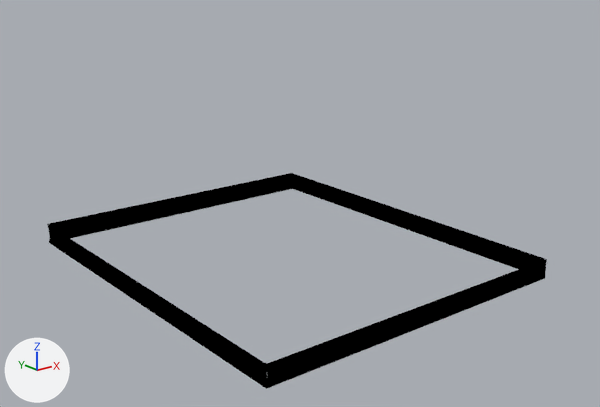
Two versions of the FBX model Assets/LakeToken/3D Models/Environment Assets/Buildings & Structures/shop_boatshop-1.fbx, one commit apart.
Camera for both pictures: a 50 mm camera at (-15.1, -20.82, 8.93) aimed at (0.06, -1.87, 1.35). Arrows for +X, +Y and +Z are at lower left; the lights stay in place. Where no turn or scale is listed for an object, it has been applied to the vertices.

The first picture shows 'foundation'.
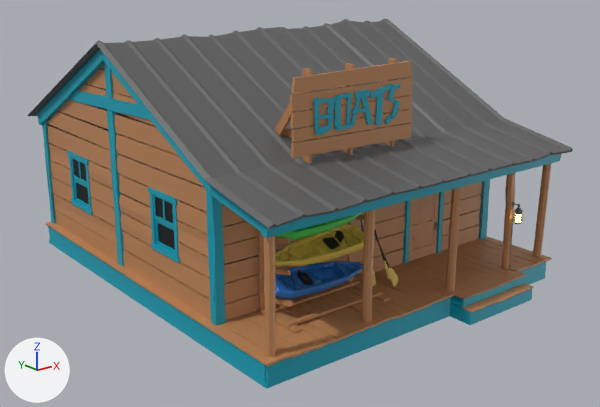
Changed parts and their boxes (x1, y1, x2, y2) in the pictures (600 x 407 px):
'roof', added
    after: (27, 18, 573, 229)
'walls', added
    after: (46, 65, 483, 320)
'foundation', recoloured (black to cyan)
    both: (47, 173, 547, 389)
'floor boards', added
    after: (46, 222, 552, 366)
'trim', added (cyan)
    after: (37, 49, 562, 326)
'sign', added
    after: (275, 58, 412, 163)
'porch_columns', added
    after: (264, 163, 551, 357)
'steps', added
    after: (450, 271, 534, 325)
'boat_kayak-1.001', added
    after: (275, 224, 364, 268)
'boat_kayak-1', added (blue)
    after: (275, 261, 363, 300)
'boat_rack', added
    after: (257, 215, 390, 334)
'door', added
    after: (408, 193, 439, 262)
'window_1', added
    after: (153, 195, 175, 253)
'boat_kayak-1.002', added (green)
    after: (275, 213, 361, 241)
'window_2', added
    after: (71, 157, 89, 207)
'lantern', added
    after: (509, 202, 523, 271)
'paddle_kayak-1.001', added
    after: (374, 232, 398, 286)
'paddle_kayak-1.002', added
    after: (374, 228, 390, 279)
'paddle_kayak-1', added
    after: (360, 214, 376, 286)

What changed in the scene script:
```text
Change mat_shop_boatshop_secondary:
    mat_shop_boatshop_secondary.base_color: (0.0, 0.0752, 0.472) -> (0.0, 0.35, 0.472)  # blue #004eb7 -> cyan #00a0b7
Add ob_paddle_kayak_1_001:
    ob_paddle_kayak_1_001 = bpy.data.objects.new('paddle_kayak-1.001', me_cylinder_002)  # 228 vertices, 192 faces; spans x -0.47..0.45, y -0.53..0.51, z -1.41..1.39; in mat_paddle_kayak_primary (yellow #e7c866), mat_paddle_kayak_secondary (black #232323)
    ob_paddle_kayak_1_001.location = (-0.26, -5.51, 1.41)
Add ob_boat_kayak_1_002:
    ob_boat_kayak_1_002 = bpy.data.objects.new('boat_kayak-1.002', me_cube_046)  # 5061 vertices, 4974 faces; spans x -1.53..1.62, y -0.45..0.38, z -0.22..0.39; in mat_kayak_secondary (black #1e1e1e), mat_kayak_primary_green (green #44c94c)
    ob_boat_kayak_1_002.location = (-2.18, -5.49, 2.24)
Add ob_porch_columns:
    ob_porch_columns = bpy.data.objects.new('porch_columns', me_cylinder)  # 264 vertices, 224 faces; spans x -5.09..5.14, y -6.58..-6.26, z -0.01..3.31; in mat_shop_boatshop_primary (orange #be8658)
    ob_porch_columns.location = (0.0, -0.66, 0.0)
Add ob_window_2:
    ob_window_2 = bpy.data.objects.new('window_2', me_cube_040)  # 80 vertices, 47 faces; spans x 0.989..1.004, y -0.624..-0.414, z 0.574..1.079; in mat_shop_boatshop_black (black #000000), mat_shop_boatshop_secondary (cyan #00a0b7)
    ob_window_2.location = (-0.01, 5.09, -0.51)
    ob_window_2.rotation_euler = (-3.142, 0.0, 0.0)  # degrees (-180, 0, 0)
    ob_window_2.scale = (-5.0, -5.0, -3.0)
Add ob_boat_kayak_1:
    ob_boat_kayak_1 = bpy.data.objects.new('boat_kayak-1', me_cube_044)  # 5061 vertices, 4974 faces; spans x -1.53..1.62, y -0.45..0.38, z -0.26..0.43; in mat_kayak_primary (blue #2167b0), mat_kayak_secondary (black #1e1e1e)
    ob_boat_kayak_1.location = (-2.28, -5.49, 0.64)
Add ob_door:
    ob_door = bpy.data.objects.new('door', me_cube_019)  # 250 vertices, 177 faces; spans x -0.62..0.62, y -0.08..0.12, z -1.01..1.18; in mat_shop_boatshop_metal (dark grey #5e5e5e), mat_shop_boatshop_primary (orange #be8658)
    ob_door.location = (2.23, -4.95, 1.01)
Add ob_sign:
    ob_sign = bpy.data.objects.new('sign', me_cube_025)  # 280 vertices, 210 faces; spans x -1.73..2.35, y -6.49..-4.99, z 2.02..4.35; in mat_shop_boatshop_primary (orange #be8658), mat_shop_boatshop_secondary (cyan #00a0b7)
    ob_sign.location = (-1.35, 0.88, 1.71)
Add ob_boat_kayak_1_001:
    ob_boat_kayak_1_001 = bpy.data.objects.new('boat_kayak-1.001', me_cube_045)  # 5061 vertices, 4974 faces; spans x -0.44..0.44, y -1.62..1.53, z -0.2..0.38; in mat_kayak_secondary (black #1e1e1e), mat_kayak_primary_yellow (yellow #d5b647)
    ob_boat_kayak_1_001.location = (-2.28, -5.51, 1.45)
    ob_boat_kayak_1_001.rotation_euler = (0.0416, 2.669, 1.592)  # degrees (2.4, 153, 91)
    ob_boat_kayak_1_001.scale = (-1.0, -1.0, -1.0)
Add ob_lantern:
    ob_lantern = bpy.data.objects.new('lantern', me_circle)  # 509 vertices, 472 faces; spans x -0.15..0.2, y -0.15..0.23, z -2.17..0.58; in mat_shop_boatshop_metal (dark grey #5e5e5e), mat_shop_boatshop_emissive (white #e7e7e7)
    ob_lantern.location = (3.39, -7.41, 1.47)
Add ob_trim:
    ob_trim = bpy.data.objects.new('trim', me_cube_036)  # 597 vertices, 348 faces; spans x -0.16..10.38, y -9.93..2.66, z -1.96..4.37; in mat_shop_boatshop_secondary (cyan #00a0b7)
    ob_trim.location = (-5.07, 2.52, 1.96)
Add ob_roof:
    ob_roof = bpy.data.objects.new('roof', me_cube_003)  # 390 vertices, 388 faces; spans x -5.37..5.43, y -7.65..5.57, z 3.24..6.55; in mat_shop_boatshop_metal (dark grey #5e5e5e)
    ob_roof.location = (0.0, 0.0, 0.0)
Add ob_floor_boards:
    ob_floor_boards = bpy.data.objects.new('floor boards', me_cube_015)  # 1440 vertices, 1050 faces; spans x -1.05..1.05, y -1.48..1.01, z -0.04..0.02; in mat_shop_boatshop_primary (orange #be8658)
    ob_floor_boards.location = (-0.01, 0.0, 0.0)
    ob_floor_boards.rotation_euler = (-3.142, 0.0, 0.0)  # degrees (-180, 0, 0)
    ob_floor_boards.scale = (-5.02, -5.0, -3.0)
Add ob_window_1:
    ob_window_1 = bpy.data.objects.new('window_1', me_cube_038)  # 80 vertices, 47 faces; spans x -0.005..0.013, y -0.105..0.105, z -0.128..0.373; in mat_shop_boatshop_black (black #000000), mat_shop_boatshop_secondary (cyan #00a0b7)
    ob_window_1.location = (-4.97, -2.59, 1.61)
    ob_window_1.rotation_euler = (-3.142, 0.0, 0.0)  # degrees (-180, 0, 0)
    ob_window_1.scale = (-5.0, -5.0, -3.0)
Add ob_steps:
    ob_steps = bpy.data.objects.new('steps', me_cube_024)  # 117 vertices, 64 faces; spans x 0.99..3.64, y -8.01..-7.26, z -0.69..0.0; in mat_shop_boatshop_primary (orange #be8658), mat_shop_boatshop_secondary (cyan #00a0b7)
    ob_steps.location = (-0.08, 0.0, 0.0)
Add ob_paddle_kayak_1_002:
    ob_paddle_kayak_1_002 = bpy.data.objects.new('paddle_kayak-1.002', me_cylinder_003)  # 228 vertices, 192 faces; spans x -0.43..0.43, y -0.37..0.34, z -1.46..1.45; in mat_paddle_kayak_primary (yellow #e7c866), mat_paddle_kayak_secondary (black #232323)
    ob_paddle_kayak_1_002.location = (-0.08, -5.28, 1.51)
Add ob_walls:
    ob_walls = bpy.data.objects.new('walls', me_cube_018)  # 904 vertices, 601 faces; spans x -1.02..1.02, y -1.0..0.99, z 0.0..2.02; in mat_shop_boatshop_primary (orange #be8658), mat_shop_boatshop_black (black #000000)
    ob_walls.location = (0.0, 0.0, 0.0)
    ob_walls.rotation_euler = (0.0, 3.142, 0.0)  # degrees (0, 180, 0)
    ob_walls.scale = (-5.0, -5.0, -3.0)
Add ob_boat_rack:
    ob_boat_rack = bpy.data.objects.new('boat_rack', me_plane_002)  # 96 vertices, 56 faces; spans x -0.13..3.09, y -1.37..0.2, z 0.13..3.03; in mat_shop_boatshop_primary (orange #be8658)
    ob_boat_rack.location = (-3.71, -5.16, -0.16)
Add ob_paddle_kayak_1:
    ob_paddle_kayak_1 = bpy.data.objects.new('paddle_kayak-1', me_cylinder_001)  # 228 vertices, 192 faces; spans x -0.2..0.2, y -0.35..0.36, z -1.48..1.5; in mat_paddle_kayak_primary (yellow #e7c866), mat_paddle_kayak_secondary (black #232323)
    ob_paddle_kayak_1.location = (-0.5, -5.3, 1.48)
```
